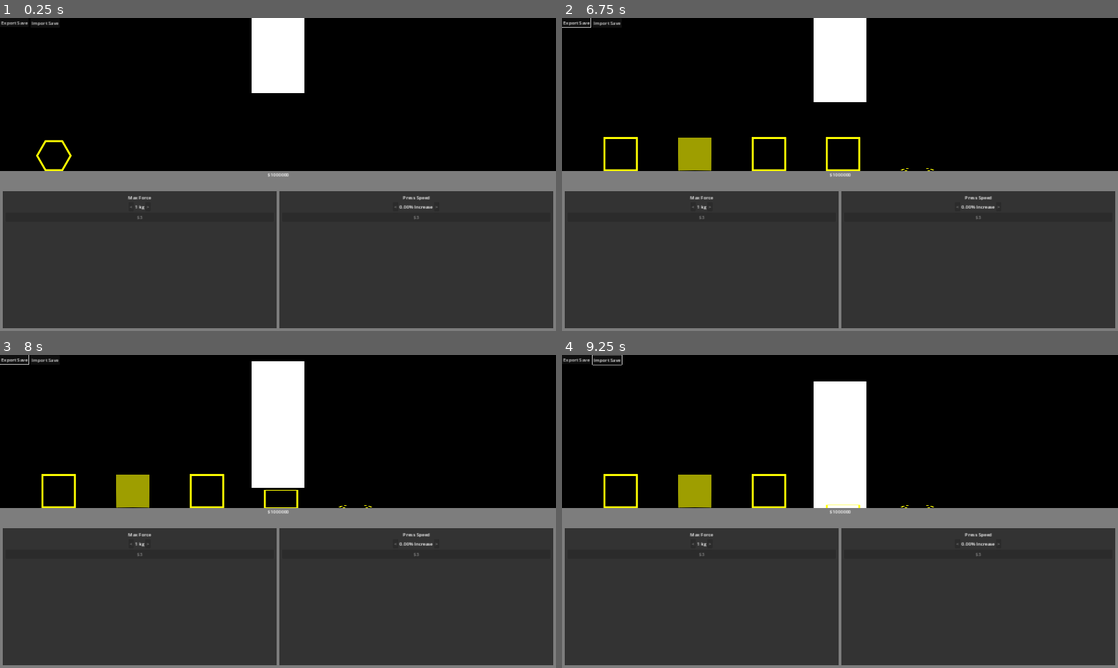
Above: before the commit, frames 1-4 (two rows, left to right).
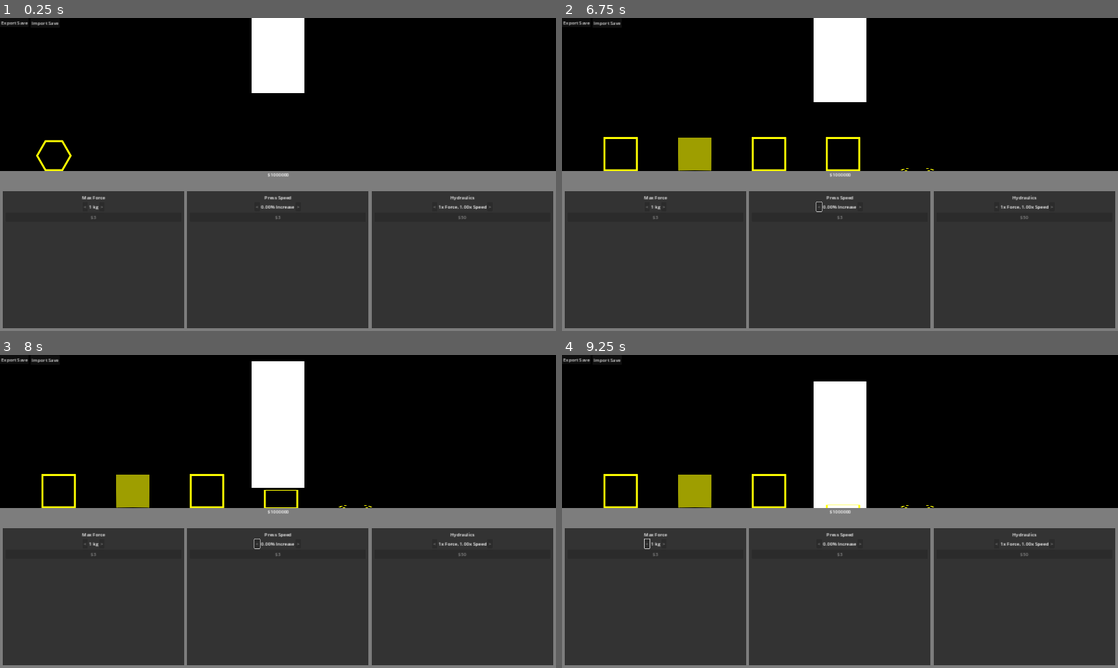
Above: after the commit, the same moments.

Repository: miyo6032/HydraulicPressIncremental
Game: Godot game, scene res://1_main.tscn
Same seed, same stepped clock (60 frames per second), same inputs: the game is played once before the commit and once after it.
Inputs (mouse positions are in pixels of both pictures, inside the frame that each line leads up to):
- Up to frame 1 (0.25 s): no input
- Up to frame 2 (6.75 s): tap Enter at 0.5 s; move the mouse to (962, 158) at 0.52 s; hold Up (ui_up) 0.53-1.25 s; tap Tab at 0.6, 2.1, 5.1, 6.6 s; click (962, 158) at 0.67 s; drag from (728, 190) to (812, 237) at 1.27 s; move the mouse to (895, 105) at 2.02 s; hold Up (ui_up) 2.03-2.75 s; drag from (812, 237) to (673, 127) at 2.77 s; click "Export Save" at 3.5 s; click "Import Save" at 4.25 s; move the mouse to (1006, 221) at 5.02 s; hold Down (ui_down) 5.03-5.75 s; drag from (673, 127) to (756, 96) at 5.77 s; move the mouse to (867, 174) at 6.52 s; hold Down (ui_down) from 6.53 s (still down); click (867, 174) at 6.67 s
- Up to frame 3 (8 s): release Down (ui_down) at 7.25 s; drag from (194, 433) to (166, 527) at 7.27 s
- Up to frame 4 (9.25 s): move the mouse to (962, 495) at 8.02 s; hold Up (ui_up) 8.03-8.75 s; tap Tab at 8.1 s; drag from (728, 527) to (812, 574) at 8.77 s

The runs differ from the first frame. In frame 1, 1.1% of the frame differs, in the area x 14-89%, y 55-100%; in frame 2, 1.2%; in frame 3, 1.2%; in frame 4, 1.2%, in the area x 5-89%, y 0-100%.
Error in both runs: Invalid access to property or key 'input' on a base object of type 'null instance'. (res://Main.gd:88)

Commit message:
add hydraulics upgrade

Diff:
--- a/1_main.tscn
+++ b/1_main.tscn
@@ -1,13 +1,14 @@
-[gd_scene load_steps=5 format=3 uid="uid://cnrln6t4dxt74"]
+[gd_scene load_steps=6 format=3 uid="uid://cnrln6t4dxt74"]
 
 [ext_resource type="Script" path="res://Main.gd" id="1_kxjkt"]
 [ext_resource type="PackedScene" uid="uid://7t1sx0r2g2tc" path="res://2_simulation.tscn" id="1_widi8"]
 [ext_resource type="Resource" uid="uid://ype7ae050vxg" path="res://data/upgrades/force_upgrade.tres" id="2_mf8dy"]
 [ext_resource type="Resource" uid="uid://dnjuikwv7g0um" path="res://data/upgrades/speed_upgrade.tres" id="3_egk44"]
+[ext_resource type="Resource" uid="uid://qclp6dumrcog" path="res://data/upgrades/hydraulics_upgrade.tres" id="4_t8crt"]
 
 [node name="Main" type="Node"]
 script = ExtResource("1_kxjkt")
-upgrades = Array[Resource("res://UpgradeRes.gd")]([ExtResource("2_mf8dy"), ExtResource("3_egk44")])
+upgrades = Array[Resource("res://UpgradeRes.gd")]([ExtResource("2_mf8dy"), ExtResource("3_egk44"), ExtResource("4_t8crt")])
 
 [node name="Simulation" parent="." instance=ExtResource("1_widi8")]
 
--- a/Enums.gd
+++ b/Enums.gd
@@ -5,4 +5,7 @@
 enum UpgradeType {
     Force,
     PressSpeed,
+    Hydraulics,
+    Precision,
+    Materials
 }
--- a/Press.gd
+++ b/Press.gd
@@ -7,6 +7,8 @@
 
 var crushing_power = base_crushing_power
 var crushing_time = base_crushing_time
+var power_hydraulic_multiplier = 1
+var speed_hydraulic_multiplier = 1
 
 @onready var visual = $Visual
 @onready var start_crushing_pos = $PressStart
@@ -25,19 +27,28 @@
         var upgrade_value = instance.upgrade.upgrade_value * instance.upgrade_level
         crushing_time = base_crushing_time / (1 + upgrade_value)
         instance.set_upgrade_label("%.2f%s Increase" % [(upgrade_value) * 100, "%"])
+    elif instance.upgrade.upgrade_type == Enums.UpgradeType.Hydraulics:
+        if instance.upgrade_level > 0:
+            power_hydraulic_multiplier = instance.upgrade.upgrade_value * instance.upgrade_level
+            speed_hydraulic_multiplier = 1 / (instance.upgrade.upgrade_value * instance.upgrade_level * 0.5)
+        else:
+            power_hydraulic_multiplier = 1
+            speed_hydraulic_multiplier = 1
+        instance.set_upgrade_label("%.fx Force, %.2fx Speed" % [power_hydraulic_multiplier, speed_hydraulic_multiplier])
 
 func crush(crushable):
-    var failed_crush = crushable.strength > crushing_power
+    var failed_crush = crushable.strength > crushing_power * power_hydraulic_multiplier
+    var time = calc_crushing_time()
     if failed_crush:
         var tween = create_tween()
         var partial_position = (final_crushing_pos.global_position - start_crushing_pos.global_position) * 0.65 + start_crushing_pos.global_position
-        tween.tween_method(update_crush.bind(crushable), start_crushing_pos.global_position, partial_position, crushing_time)
-        tween.tween_method(update_crush.bind(crushable), partial_position, start_crushing_pos.global_position, crushing_time)
+        tween.tween_method(update_crush.bind(crushable), start_crushing_pos.global_position, partial_position, time)
+        tween.tween_method(update_crush.bind(crushable), partial_position, start_crushing_pos.global_position, time)
         tween.tween_callback(func(): crush_finished.emit())
     else:
         var tween = create_tween()
-        tween.tween_method(update_crush.bind(crushable), start_crushing_pos.global_position, final_crushing_pos.global_position, crushing_time)
-        tween.tween_property(visual, "global_position", start_crushing_pos.global_position, crushing_time).set_delay(crushing_time * 0.5)
+        tween.tween_method(update_crush.bind(crushable), start_crushing_pos.global_position, final_crushing_pos.global_position, time)
+        tween.tween_property(visual, "global_position", start_crushing_pos.global_position, time).set_delay(time * 0.5)
         tween.tween_callback(complete_crush.bind(crushable))
 
 func complete_crush(crushable):
@@ -47,3 +58,6 @@
 func update_crush(pos, crushable):
     visual.global_position = pos
     crushable.update_crush(final_crushing_pos.global_position.y - visual.global_position.y)
+
+func calc_crushing_time():
+    return crushing_time / speed_hydraulic_multiplier
--- /dev/null
+++ b/data/upgrades/hydraulics_upgrade.tres
@@ -0,0 +1,11 @@
+[gd_resource type="Resource" script_class="UpgradeRes" load_steps=2 format=3 uid="uid://qclp6dumrcog"]
+
+[ext_resource type="Script" path="res://UpgradeRes.gd" id="1_uxtvt"]
+
+[resource]
+script = ExtResource("1_uxtvt")
+name = "Hydraulics"
+upgrade_value = 4.0
+upgrade_type = 2
+tooltip = "Trade speed for significant force"
+costs = Array[float]([50.0, 500.0])
